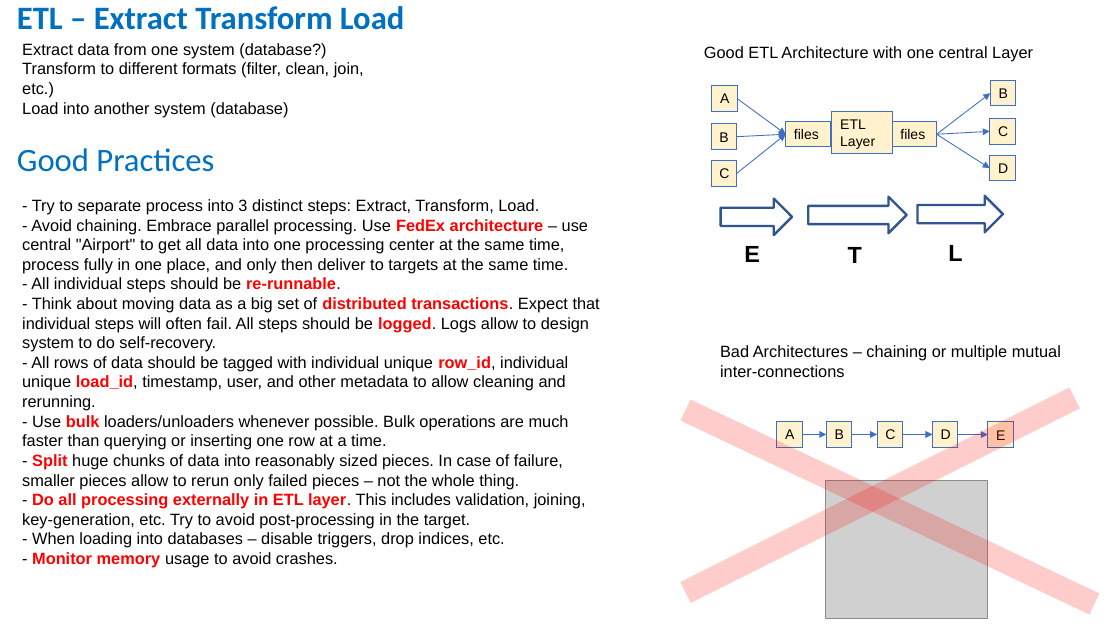
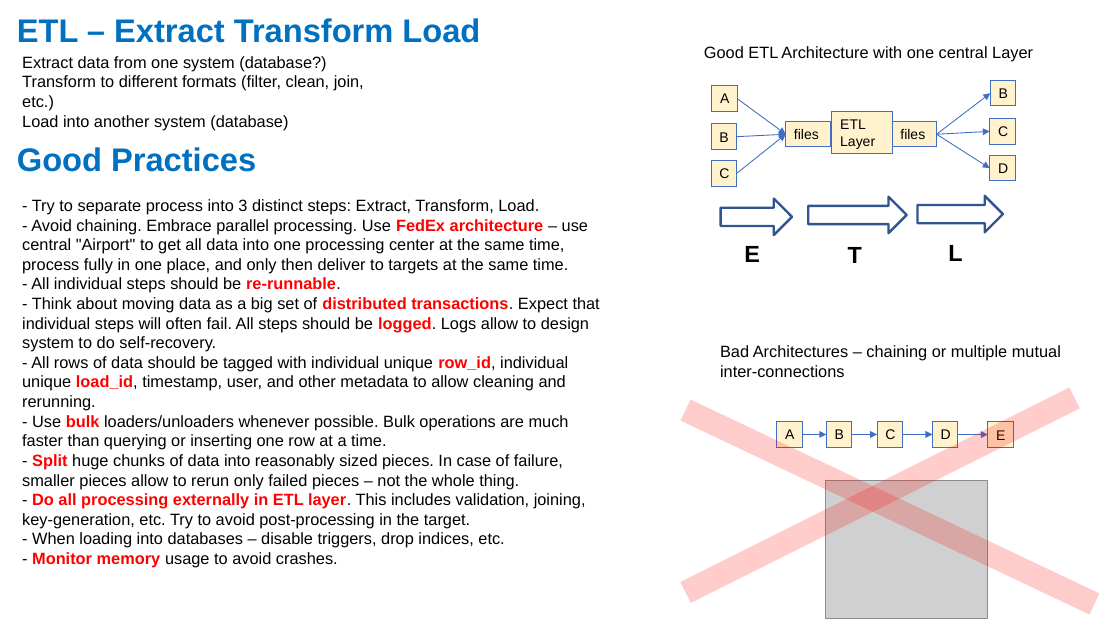
Before and after one commit to lselector/ml_ai_doc, a slide deck: slide 1 of ETL.pptx. Drawn at 1120x630 pixels with LibreOffice and Linux fonts; fonts in the diff are those of the drawing; grey boxes stand for pictures. Boxes give left, top, right and bottom in pixels: in the first picture for what was removed or moved away, otherwise in the second. Text is boxed around its words. In the diff, an @@ line names an element or a change of style, - is before the commit and + after.

```diff
--- a/ETL.pptx
+++ b/ETL.pptx
@@ text "ETL – Extract Transform Load": place and size @@
-text "ETL – Extract Transform Load" at <box>17,6,404,30</box>
+text "ETL – Extract Transform Load" at <box>17,18,480,43</box>
@@ text "ETL – Extract Transform Load" at <box>17,18,480,43</box>: font Calibri to Arial @@
@@ text "Extract data from one system ...": place and size @@
-text "Extract data from one system ..." at <box>22,43,364,117</box>
+text "Extract data from one system ..." at <box>22,56,364,130</box>
@@ text "Good Practices" at <box>17,147,256,172</box>: font Calibri to Arial, bold on @@
```
Also in this commit, not shown: 40 other files.
